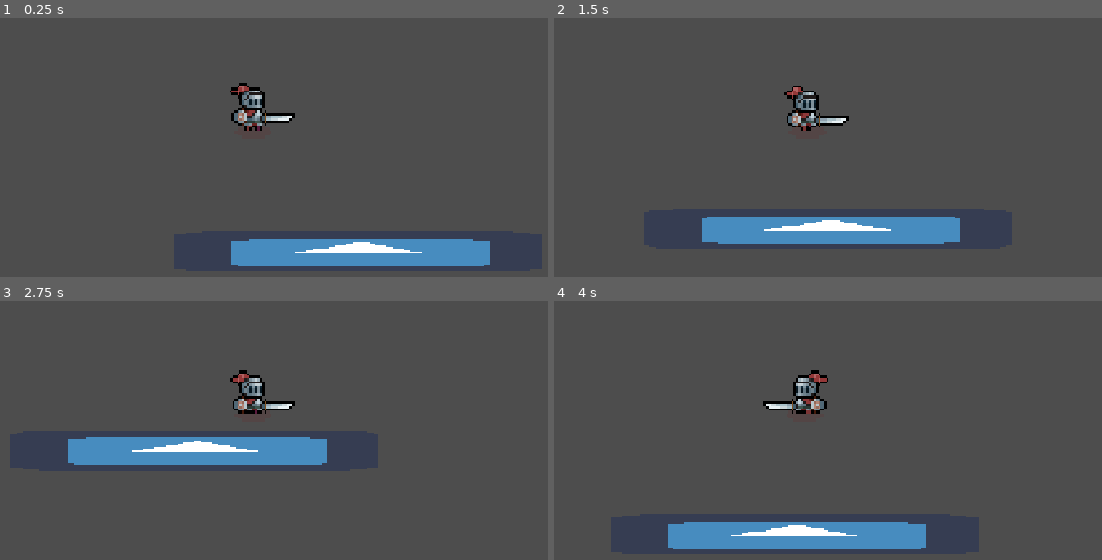
Above: before the commit, frames 1-4 (two rows, left to right).
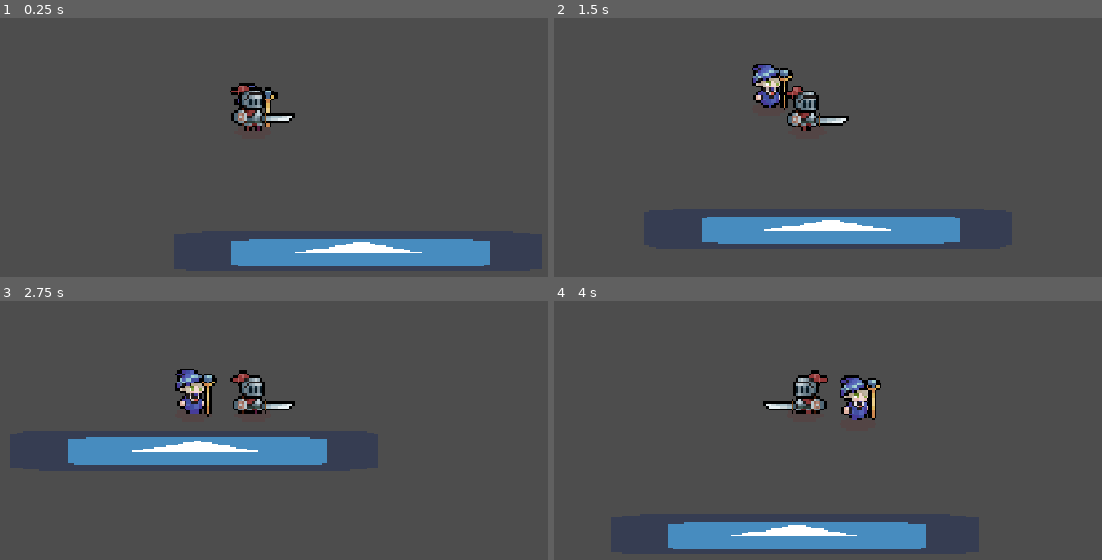
Above: after the commit, the same moments.

Repository: MystiriMan87/Taiyaki-Project-Game
Game: Godot game, scene res://Scenes/overworld.tscn
Same seed, same stepped clock (60 frames per second), same inputs: the game is played once before the commit and once after it. The engine's default icon, where the game draws it, is replaced by a stand-in: a white triangle on a blue panel in a dark square.
Inputs (mouse positions are in pixels of both pictures, inside the frame that each line leads up to):
- Up to frame 1 (0.25 s): no input
- Up to frame 2 (1.5 s): tap Enter (ui_accept) at 0.5, 0.77 s; move the mouse to (981, 90) at 0.52 s; hold Right (ui_right) 0.53-1.28 s; tap H at 0.6 s; click (981, 90) at 0.67 s; move the mouse to (647, 134) at 1.27 s; hold Down (ui_down) from 1.28 s (still down); tap Alt at 1.35 s
- Up to frame 3 (2.75 s): tap Enter (ui_accept) at 1.52 s; move the mouse to (outside the picture) at 2.02 s; release Down (ui_down) at 2.03 s; hold Right (ui_right) from 2.03 s (still down); tap Shift at 2.1 s
- Up to frame 4 (4 s): move the mouse to (767, 484) at 2.77 s; release Right (ui_right) at 2.78 s; hold Up (ui_up) 2.78-3.53 s; tap H at 2.85 s; click (767, 484) at 2.92 s; tap Enter (ui_accept) at 3.02, 3.77 s; move the mouse to (1047, 464) at 3.52 s; hold Left (ui_left) from 3.53 s (still down); tap Alt at 3.6 s

The runs differ from the first frame. In frame 1, 0.2% of the frame differs, in the area x 42-51%, y 25-43%; in frame 2, 1.0%; in frame 3, 1.0%; in frame 4, 1.0%, in the area x 52-60%, y 28-46%.

Commit message:
made party members follow you in overworld

Diff:
--- a/Data/wizard.tres
+++ b/Data/wizard.tres
@@ -1,10 +1,11 @@
-[gd_resource type="Resource" script_class="CharacterStats" load_steps=7 format=3 uid="uid://dsool7dj6ttbr"]
+[gd_resource type="Resource" script_class="CharacterStats" load_steps=8 format=3 uid="uid://dsool7dj6ttbr"]
 
 [ext_resource type="Script" uid="uid://dd50utfwvmokr" path="res://Scripts/battle_action.gd" id="1_48nol"]
 [ext_resource type="Script" uid="uid://dqvwo37xxrj4g" path="res://Scripts/character_stats.gd" id="2_1xj8i"]
 [ext_resource type="Resource" uid="uid://qsb2lald3kmk" path="res://Data/magic_bolt.tres" id="2_7o0da"]
 [ext_resource type="Resource" uid="uid://b0yl1bwi3k5th" path="res://Data/heal.tres" id="3_h5h7v"]
 [ext_resource type="Resource" uid="uid://df664pd2hfleq" path="res://Data/fireball.tres" id="3_j11ef"]
+[ext_resource type="SpriteFrames" uid="uid://bb83kn5tjde6l" path="res://Data/wizard_overworld_frames.tres" id="5_8p8pm"]
 [ext_resource type="SpriteFrames" uid="uid://cj63qldbskwn8" path="res://Data/wizard_frames.tres" id="5_h5h7v"]
 
 [resource]
@@ -21,4 +22,5 @@
 magic = 10
 actions = Array[ExtResource("1_48nol")]([ExtResource("2_7o0da"), ExtResource("3_h5h7v")])
 basic_attack = ExtResource("3_j11ef")
+overworld_frames = ExtResource("5_8p8pm")
 metadata/_custom_type_script = "uid://dqvwo37xxrj4g"
--- /dev/null
+++ b/Data/wizard_overworld_frames.tres
@@ -0,0 +1,115 @@
+[gd_resource type="SpriteFrames" load_steps=17 format=3 uid="uid://bb83kn5tjde6l"]
+
+[ext_resource type="Texture2D" uid="uid://dmgwktaqfq6r8" path="res://Tiny RPG Character Asset Pack 01 v2.0 -Full 22 Characters/Characters(100x100 split)/Wizard/Wizard with shadows/Wizard_Idle.png" id="1_67175"]
+[ext_resource type="Texture2D" uid="uid://cdg46rhs2cofy" path="res://Tiny RPG Character Asset Pack 01 v2.0 -Full 22 Characters/Characters(100x100 split)/Wizard/Wizard with shadows/Wizard_Walk.png" id="2_yxs8a"]
+
+[sub_resource type="AtlasTexture" id="AtlasTexture_cdvff"]
+atlas = ExtResource("1_67175")
+region = Rect2(0, 0, 100, 100)
+
+[sub_resource type="AtlasTexture" id="AtlasTexture_3o0v5"]
+atlas = ExtResource("1_67175")
+region = Rect2(100, 0, 100, 100)
+
+[sub_resource type="AtlasTexture" id="AtlasTexture_o5kmq"]
+atlas = ExtResource("1_67175")
+region = Rect2(200, 0, 100, 100)
+
+[sub_resource type="AtlasTexture" id="AtlasTexture_dnvin"]
+atlas = ExtResource("1_67175")
+region = Rect2(300, 0, 100, 100)
+
+[sub_resource type="AtlasTexture" id="AtlasTexture_clsvm"]
+atlas = ExtResource("1_67175")
+region = Rect2(400, 0, 100, 100)
+
+[sub_resource type="AtlasTexture" id="AtlasTexture_qa0q1"]
+atlas = ExtResource("1_67175")
+region = Rect2(500, 0, 100, 100)
+
+[sub_resource type="AtlasTexture" id="AtlasTexture_8m1ja"]
+atlas = ExtResource("2_yxs8a")
+region = Rect2(0, 0, 100, 100)
+
+[sub_resource type="AtlasTexture" id="AtlasTexture_rmhh6"]
+atlas = ExtResource("2_yxs8a")
+region = Rect2(100, 0, 100, 100)
+
+[sub_resource type="AtlasTexture" id="AtlasTexture_wflr6"]
+atlas = ExtResource("2_yxs8a")
+region = Rect2(200, 0, 100, 100)
+
+[sub_resource type="AtlasTexture" id="AtlasTexture_ytltd"]
+atlas = ExtResource("2_yxs8a")
+region = Rect2(300, 0, 100, 100)
+
+[sub_resource type="AtlasTexture" id="AtlasTexture_byhcn"]
+atlas = ExtResource("2_yxs8a")
+region = Rect2(400, 0, 100, 100)
+
+[sub_resource type="AtlasTexture" id="AtlasTexture_xi7mu"]
+atlas = ExtResource("2_yxs8a")
+region = Rect2(500, 0, 100, 100)
+
+[sub_resource type="AtlasTexture" id="AtlasTexture_81vik"]
+atlas = ExtResource("2_yxs8a")
+region = Rect2(600, 0, 100, 100)
+
+[sub_resource type="AtlasTexture" id="AtlasTexture_dsrne"]
+atlas = ExtResource("2_yxs8a")
+region = Rect2(700, 0, 100, 100)
+
+[resource]
+animations = [{
+"frames": [{
+"duration": 1.0,
+"texture": SubResource("AtlasTexture_cdvff")
+}, {
+"duration": 1.0,
+"texture": SubResource("AtlasTexture_3o0v5")
+}, {
+"duration": 1.0,
+"texture": SubResource("AtlasTexture_o5kmq")
+}, {
+"duration": 1.0,
+"texture": SubResource("AtlasTexture_dnvin")
+}, {
+"duration": 1.0,
+"texture": SubResource("AtlasTexture_clsvm")
+}, {
+"duration": 1.0,
+"texture": SubResource("AtlasTexture_qa0q1")
+}],
+"loop": true,
+"name": &"idle",
+"speed": 10.0
+}, {
+"frames": [{
+"duration": 1.0,
+"texture": SubResource("AtlasTexture_8m1ja")
+}, {
+"duration": 1.0,
+"texture": SubResource("AtlasTexture_rmhh6")
+}, {
+"duration": 1.0,
+"texture": SubResource("AtlasTexture_wflr6")
+}, {
+"duration": 1.0,
+"texture": SubResource("AtlasTexture_ytltd")
+}, {
+"duration": 1.0,
+"texture": SubResource("AtlasTexture_byhcn")
+}, {
+"duration": 1.0,
+"texture": SubResource("AtlasTexture_xi7mu")
+}, {
+"duration": 1.0,
+"texture": SubResource("AtlasTexture_81vik")
+}, {
+"duration": 1.0,
+"texture": SubResource("AtlasTexture_dsrne")
+}],
+"loop": true,
+"name": &"walk",
+"speed": 10.0
+}]
--- a/Scripts/character_stats.gd
+++ b/Scripts/character_stats.gd
@@ -18,3 +18,5 @@
 @export var footprint_height := 0.0   # 0 = measure automatically, otherwise use this many pixels
 @export var basic_attack: BattleAction
 @export var muzzle_offset := Vector2(40, -20) # where projectiles spawn, relative to the character, in the direction they face
+@export var overworld_frames: SpriteFrames # walk/idle animations
+@export var overworld_scale := 1.0
--- a/Scripts/overworld.gd
+++ b/Scripts/overworld.gd
@@ -5,8 +5,16 @@
 	if Game.party.is_empty():
 		Game.party.append(load("res://Data/hero.tres"))
 		Game.party.append(load("res://Data/wizard.tres"))
+	_spawn_followers()
 
 func _unhandled_input(event: InputEvent) -> void:
 	if event is InputEventKey and event.pressed and event.keycode == KEY_H:
 		Game.heal_party()
 		print("Party Healed")
+
+func _spawn_followers() -> void:
+	var player_node: Node2D = $Player
+	for i in range(1, Game.party.size()):
+		var f := PartyFollower.new()
+		add_child(f)
+		f.setup(Game.party[i], player_node, i)
--- /dev/null
+++ b/Scripts/party_folower.gd
@@ -0,0 +1,63 @@
+class_name PartyFollower
+extends Node2D
+
+const FOLLOW_GAP := 32
+
+var leader: Node2D
+var index := 1
+var stats: CharacterStats
+var sprite: AnimatedSprite2D
+var facing := "down"
+var last_pos := Vector2.ZERO
+
+func setup(s: CharacterStats, lead: Node2D, idx: int) -> void:
+	stats = s
+	leader = lead
+	index = idx
+	z_index = -1
+	sprite = AnimatedSprite2D.new()
+	add_child(sprite)
+	sprite.sprite_frames = s.overworld_frames if s.overworld_frames else s.sprite_frames
+	sprite.scale = lead.sprite.scale * s.overworld_scale
+	global_position = lead.global_position
+	last_pos = global_position
+
+func _physics_process(_delta: float) -> void:
+	if leader == null or sprite.sprite_frames == null:
+		return
+	var trail: Array[Vector2] = leader.trail
+	if trail.is_empty():
+		return
+	var i: int = maxi(trail.size() - 1 - index * FOLLOW_GAP, 0)
+	global_position = trail[i]
+	var move: Vector2 = global_position - last_pos
+	last_pos = global_position
+	_update_animation(move)
+
+func _update_animation(move: Vector2) -> void:
+	var moving: bool = move.length() > 0.1
+	if moving:
+		if absf(move.x) > absf(move.y):
+			facing = "right" if move.x > 0.0 else "left"
+		else:
+			facing = "down" if move.y > 0.0 else "up"
+	var state: String = "walk" if moving else "idle"
+	var frames: SpriteFrames = sprite.sprite_frames
+	var directional: String = "%s_%s" % [state, facing]
+
+	if frames.has_animation(directional):
+		sprite.flip_h = false
+		_play(directional)
+	else:
+		var anim: String = state if frames.has_animation(state) else "idle"
+		if not frames.has_animation(anim):
+			return
+		if facing == "left":
+			sprite.flip_h = stats.drawn_facing_right
+		elif facing == "right":
+			sprite.flip_h = not stats.drawn_facing_right
+		_play(anim)
+
+func _play(anim: String) -> void:
+	if sprite.animation != anim or not sprite.is_playing():
+		sprite.play(anim)
--- a/Scripts/player.gd
+++ b/Scripts/player.gd
@@ -1,6 +1,8 @@
 extends CharacterBody2D
 
 const SPEED := 180.0
+const MAX_TRAIL := 120
+var trail: Array[Vector2] = []
 
 @export var art_faces_right := true   # side-view fallback
 
@@ -9,12 +11,19 @@
 
 func _ready() -> void:
 	add_to_group("player")
+	for i in MAX_TRAIL:
+		trail.append(global_position)
 
 func _physics_process(_delta: float) -> void:
 	var dir := Input.get_vector("ui_left", "ui_right", "ui_up", "ui_down")
 	velocity = dir * SPEED
 	move_and_slide()
 	_update_animation(dir)
+
+	if global_position.distance_to(trail.back()) > 1.0:
+		trail.append(global_position)
+		if trail.size() > MAX_TRAIL:
+			trail.pop_front()
 
 func _update_animation(dir: Vector2) -> void:
 	if dir != Vector2.ZERO:
Not shown, added: Scripts/party_folower.gd.uid
